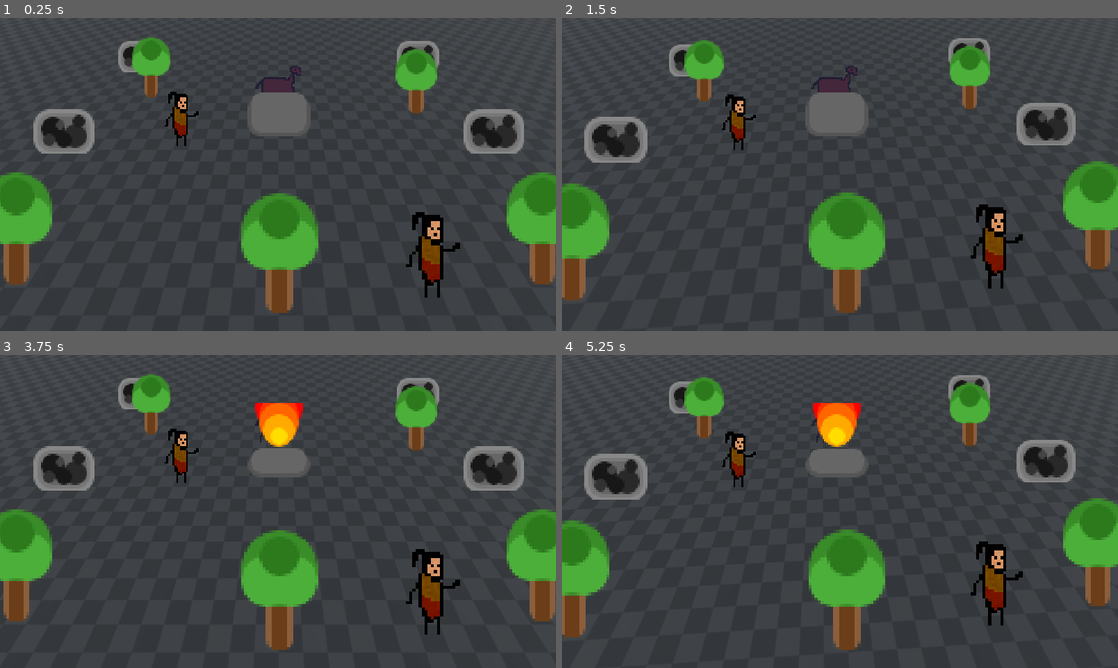
Above: before the commit, frames 1-4 (two rows, left to right).
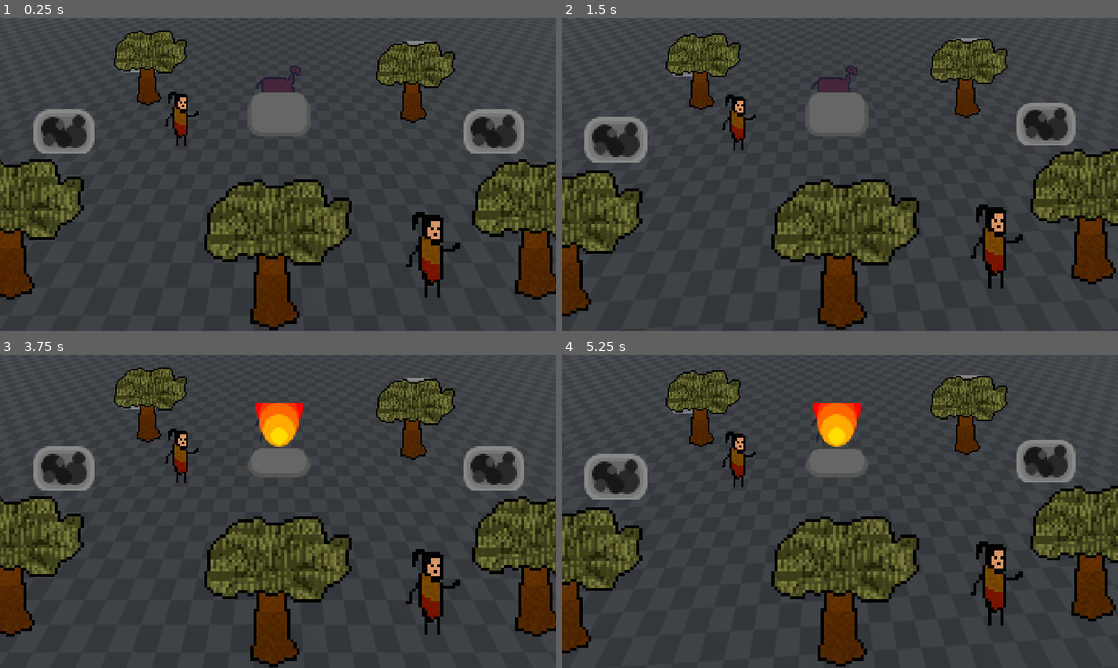
Above: after the commit, the same moments.

Repository: EnesBaytekin/har
Game: Godot game, scene res://scenes/test/test_scene.tscn
Two runs of this game, one before a commit and one after it. Both use one fixed random seed, a clock stepped at 60 frames per second and the inputs below.
Inputs:
- Up to frame 1 (0.25 s): no input
- Up to frame 2 (1.5 s): tap Enter at 0.5 s; tap 8 at 0.6 s; tap Space at 1.25 s; tap 9 at 1.35 s
- Up to frame 3 (3.75 s): tap Enter at 2, 2.1, 3.5 s; tap Space at 2.75 s; tap 0 at 2.85 s; tap 4 at 3.6 s
- Up to frame 4 (5.25 s): tap Space at 4.25 s; tap 8 at 4.35 s; tap 9 at 5.1 s

The runs differ from the first frame. In frame 1, 20% of the frame differs, in the area x 0-100%, y 4-100%; in frame 2, 20%; in frame 3, 20%; in frame 4, 20%.

Commit message:
feat: update tree sprite

Diff:
--- a/scenes/tree/tree.tscn
+++ b/scenes/tree/tree.tscn
@@ -10,20 +10,20 @@
 [sub_resource type="SphereShape3D" id="SphereShape3D_nbvc"]
 radius = 1.5
 
-[node name="Tree" type="CharacterBody3D"]
+[node name="Tree" type="CharacterBody3D" unique_id=1342673608]
 script = ExtResource("1")
 
-[node name="CollisionShape3D" type="CollisionShape3D" parent="."]
+[node name="CollisionShape3D" type="CollisionShape3D" parent="." unique_id=1178819218]
 transform = Transform3D(1, 0, 0, 0, 1, 0, 0, 0, 1, 0, 0.8, 0)
 shape = SubResource("CapsuleShape3D_mkju")
 
-[node name="Sprite3D" type="Sprite3D" parent="."]
+[node name="Sprite3D" type="Sprite3D" parent="." unique_id=2006566557]
 transform = Transform3D(6, 0, 0, 0, 6, 0, 0, 0, 6, 0, 0.85, 0)
 billboard = 1
 texture_filter = 0
 texture = ExtResource("2")
 
-[node name="InteractionArea" type="Area3D" parent="."]
+[node name="InteractionArea" type="Area3D" parent="." unique_id=1550171466]
 
-[node name="CollisionShape3D" type="CollisionShape3D" parent="InteractionArea"]
+[node name="CollisionShape3D" type="CollisionShape3D" parent="InteractionArea" unique_id=694980655]
 shape = SubResource("SphereShape3D_nbvc")
Binary file changed: assets/sprites/tree.png
Binary file changed: assets/sprites/tree_cut.png
Not shown: 1 places in scenes/tree/tree.tscn that only renumber resources
